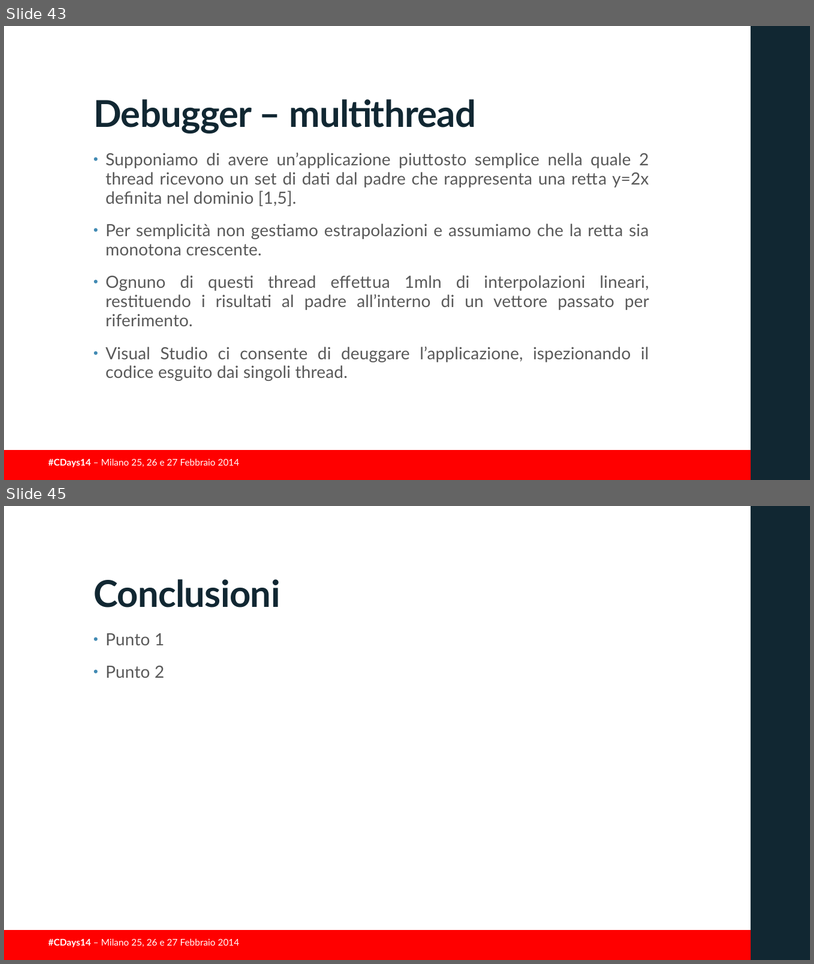
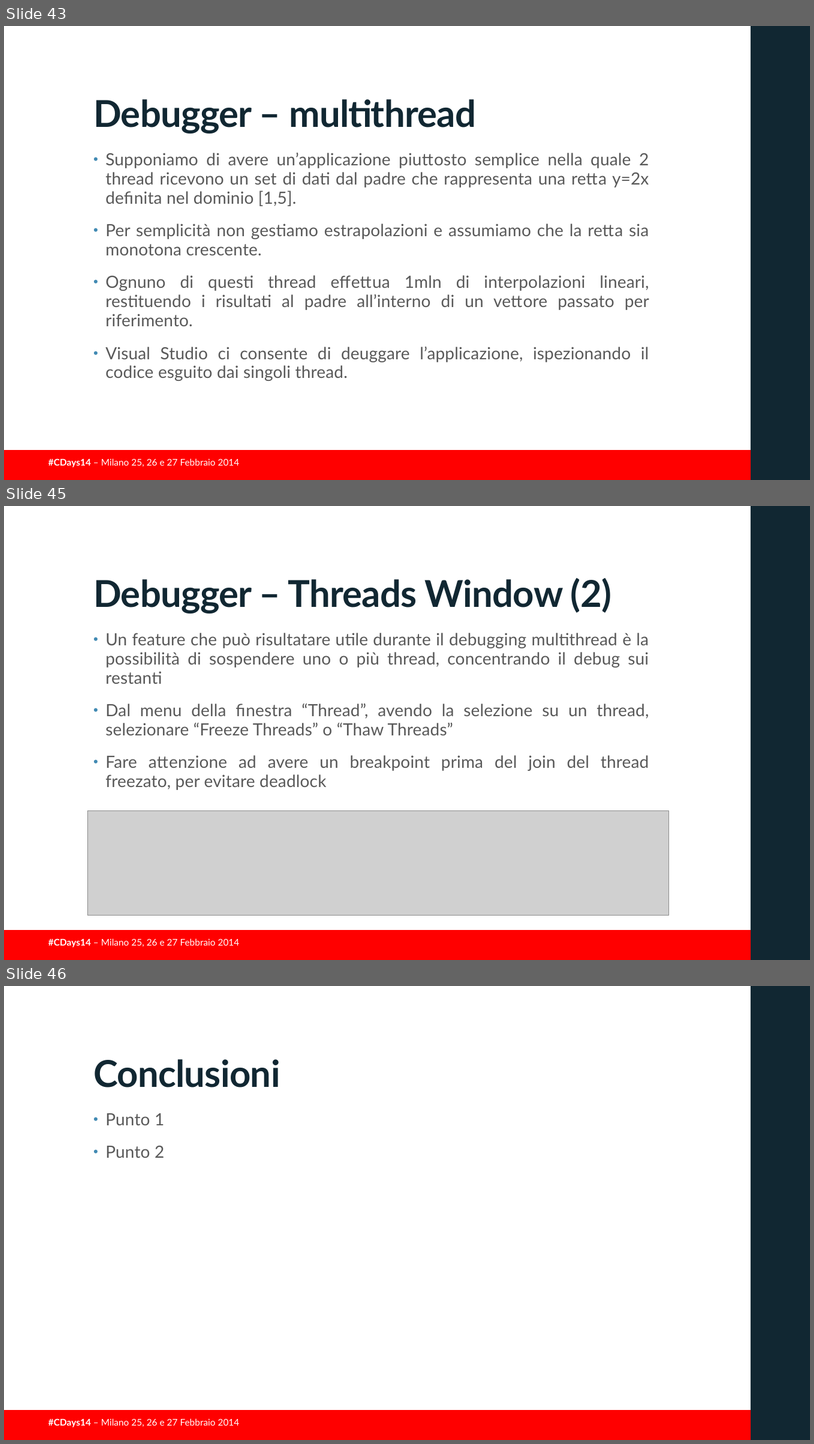
Before and after one commit to guidop/CDays14, a slide deck: presentazioneCDAYS2014.pptx. Shown one above the other, each under a label of ours: slides 43 and 45 before the commit, slides 43, 45 and 46 after it; the slides between them are not shown. The pictures are 814x964 and 814x1444 pixels, drawn with LibreOffice and Linux fonts; fonts in the diff are those of the drawing; grey boxes stand for pictures; background and template pictures are left out. Boxes give left, top, right and bottom in pixels: in the first picture for what was removed or moved away, otherwise in the second. Text is boxed around its words. In the diff, an @@ line names an element or a change of style, - is before the commit and + after.

```diff
--- a/presentazioneCDAYS2014.pptx
+++ b/presentazioneCDAYS2014.pptx
@@ slide 45 added at (4, 506, 810, 960), background #FFFFFF; not listed: 3 template elements that a slide beside it also shows @@
@@ title added at (93, 578, 612, 613), 44 pt, text #112732, bold @@
+Debugger – Threads Window (2)
@@ text added at (105, 633, 650, 790), 20 pt, text #595959 @@
+• Un feature che può risultatare utile durante il debugging multithread è la possibilità di sospendere uno o più thread, concentrando il debug sui restanti
+• Dal menu della finestra “Thread”, avendo la selezione su un thread, selezionare “Freeze Threads” o “Thaw Threads”
+• Fare attenzione ad avere un breakpoint prima del join del thread freezato, per evitare deadlock
@@ picture added at (87, 811, 669, 915) @@
@@ what was slide 45 is now slide 46 @@
```
Also in this commit, not shown: 1 slide changed, 2 other files.
